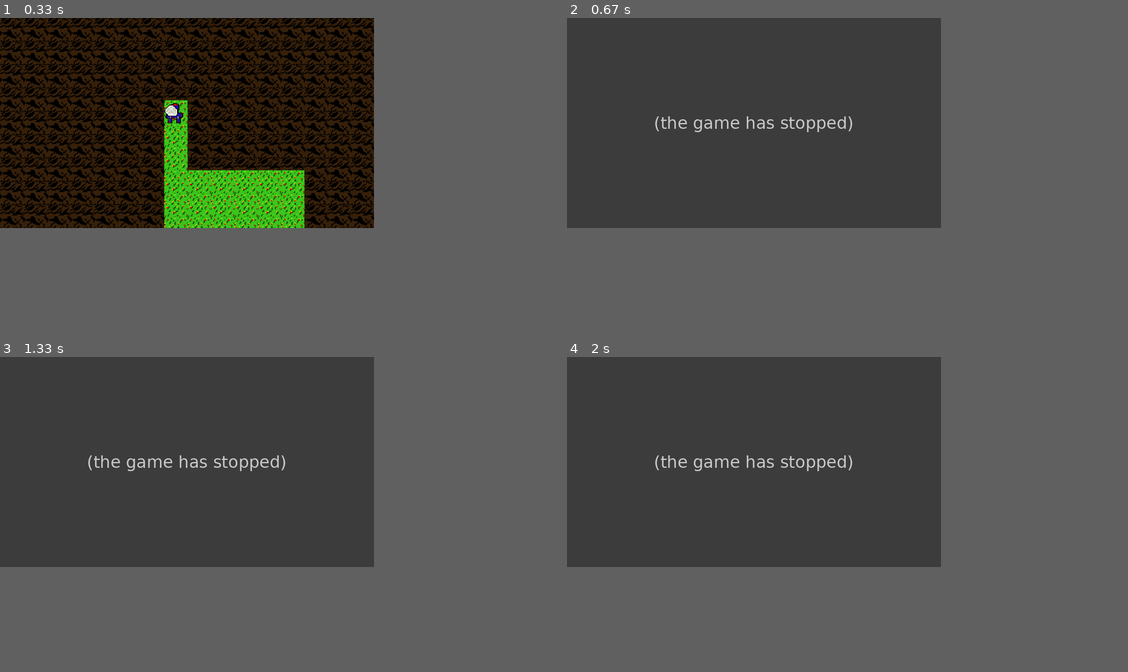
Above: before the commit, frames 1-4 (two rows, left to right).
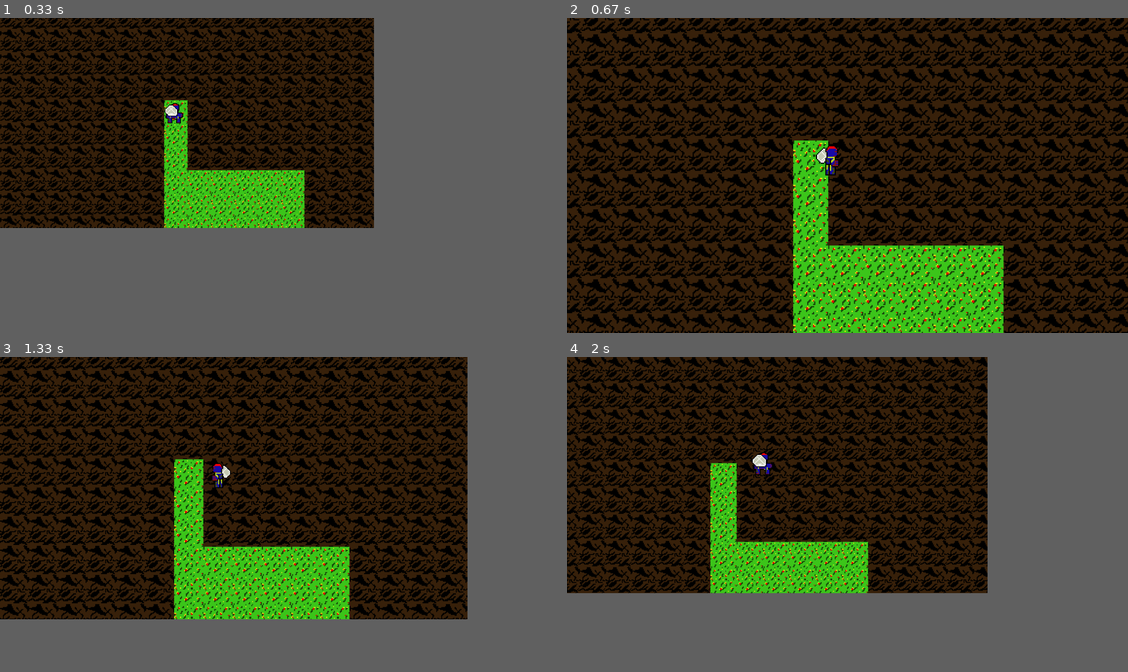
Above: after the commit, the same moments.

Repository: Brendon-Mendicino/pygame_test_2
Game: pygame game, started from main.py
Same seed, same stepped clock (60 frames per second), same inputs: the game is played once before the commit and once after it.
Inputs:
- Up to frame 1 (0.33 s): no input
- Up to frame 2 (0.67 s): hold 0 from 0.33 s (still down); hold Right from 0.33 s (still down)
- Up to frame 3 (1.33 s): release 0 at 0.8 s; release Right at 0.8 s; tap 1 at 0.83 s; hold Right from 1.17 s (still down)
- Up to frame 4 (2 s): release Right at 1.63 s; hold Up 1.67-1.97 s; tap 2 at 1.82 s
In frame 2 the window is 900x506 before the commit and 1350x759 after it. Grey fills any space a smaller window leaves; there, only what the larger window draws over its background counts as a difference.

Frame 1 is identical in both runs. In frame 2, 82% of the frame differs, in the area x 0-100%, y 0-100%; in frame 3, 62%; in frame 4, 53%.
Error before the commit: KeyError: 48 (main.py line 67); the game stopped at 0.33 s (later frames are placeholders)

Commit message:
Added window resizing support

Diff:
--- a/main.py
+++ b/main.py
@@ -63,11 +63,18 @@
             if event.type == pyg.KEYDOWN:
                 if event.key == pyg.K_ESCAPE:
                     loop = False
-                else:
+                elif event.key == pyg.K_0:
+                    screen.set_window_resolution(0)
+                elif event.key == pyg.K_1:
+                    screen.set_window_resolution(1)
+                elif event.key == pyg.K_2:
+                    screen.set_window_resolution(2)
+                elif set(event_key_case_down.keys()).issuperset([event.key]):
                     pp.set_offset_speed(event_key_case_down[event.key])
 
             if event.type == pyg.KEYUP:
-                pp.set_offset_speed(event_key_case_up[event.key])
+                if set(event_key_case_up.keys()).issuperset([event.key]):
+                    pp.set_offset_speed(event_key_case_up[event.key])
 
         pp.update_sprite_frame(delta_t)
         pp.update_position(delta_t)
--- a/utilities/screen.py
+++ b/utilities/screen.py
@@ -48,7 +48,7 @@
         self.DESKTOP_HEIGHT = self.info.current_h
 
         self.display_size = SCREEN_RESOLUTIONS[3]
-        self.scale_factor = self.display_size[0] / (TILE_LEN * TILE_ON_SCREEN_W)
+        self.scale_factor = self.find_scale_factor()
         self.tile_len_scaled = math.floor( TILE_LEN * self.scale_factor)
 
         self.display_x_offset = 0
@@ -56,7 +56,7 @@
         self.display_dx = 0
         self.display_dy = 0
 
-        flags = pyg.FULLSCREEN
+        self.flags = pyg.FULLSCREEN
         self.display = pyg.display.set_mode(self.display_size)
 
         self.entities = { 0: ent.Player(0, (0, 0)), }  # for testing
@@ -79,6 +79,22 @@
                 GRASS: self.scale_surface(grass),
                 }
 
+    def find_scale_factor(self):
+        return self.display_size[0] / (TILE_LEN * TILE_ON_SCREEN_W)
+
+    def set_window_resolution(self, res):
+        self.display_size = SCREEN_RESOLUTIONS[res]
+        self.scale_factor = self.find_scale_factor()
+        self.tile_len_scaled = math.floor( TILE_LEN * self.scale_factor)
+
+        self.display = pyg.display.set_mode(self.display_size)
+
+        self.load_tileset_assets()
+        for ent_id in list(self.entities.keys()):
+            self.entities[ent_id].set_scale(self.scale_factor)
+            self.sprites_list[ent_id] = self.scale_all_sprites_list(self.entities[ent_id].get_sprites())
+
+
     def display_offset_speed(self, speed):
         self.display_dx += speed[0]
         self.display_dy += speed[1]
@@ -96,15 +112,19 @@
         return pyg.transform.scale(sprite,
                 (math.floor(sprite.get_size()[0]*self.scale_factor), math.floor(sprite.get_size()[1]*self.scale_factor)))
 
+    def scale_all_sprites_list(self, all_sprites):
+        sprites_scaled = []
+        for s_list in all_sprites:
+            sprites_scaled.append([self.scale_surface(s) for s in s_list])
+        return sprites_scaled
+
+
     def add_entity(self, entity: ent.Entity):
         # TODO: push this to the handler
         entity.set_scale(self.scale_factor)
         # -------------------
         self.entities[entity.get_ent_id()] = entity
-        sprites_scaled = []
-        for s_list in entity.get_sprites():
-            sprites_scaled.append([self.scale_surface(s) for s in s_list])
-        self.sprites_list[entity.get_ent_id()] = sprites_scaled
+        self.sprites_list[entity.get_ent_id()] = self.scale_all_sprites_list(entity.get_sprites())
 
     def get_entities(self):
         return self.entities
Not shown, removed: 4
